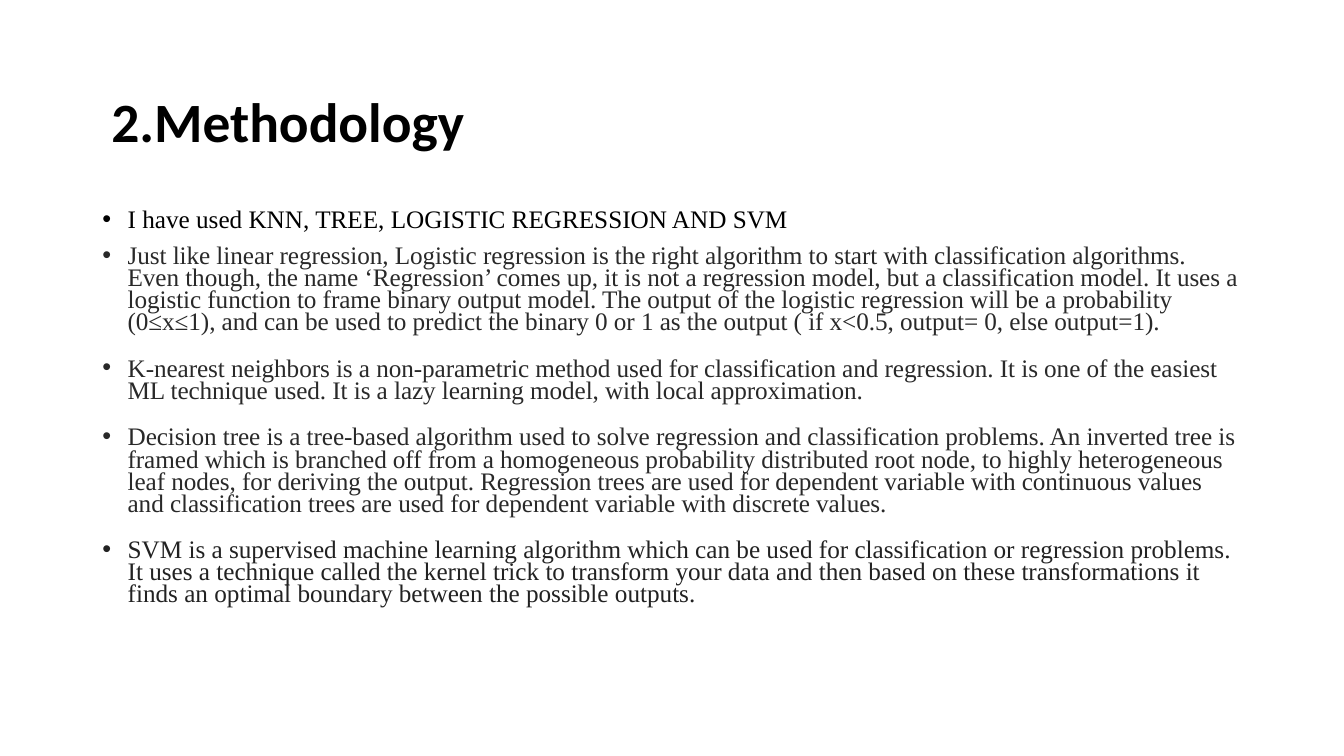
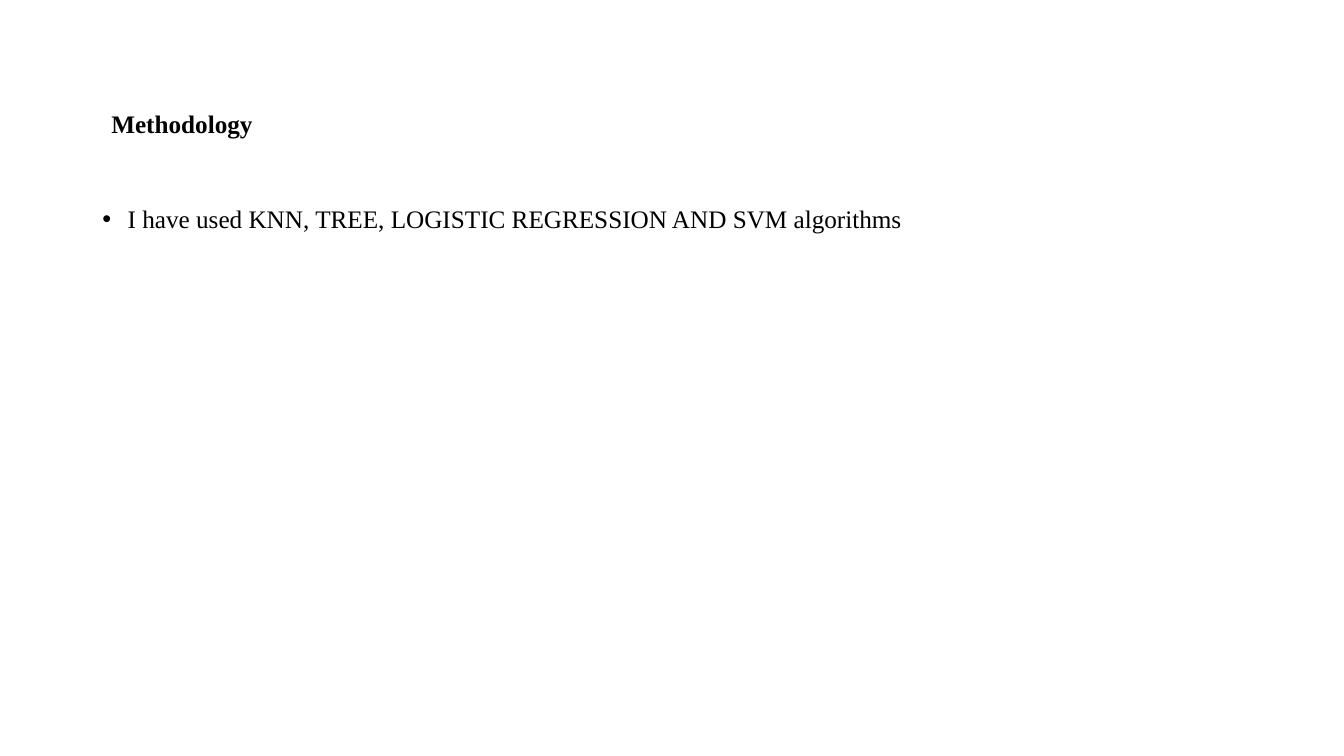
Before and after one commit to Mohsenselseleh/My-Projects, a slide deck: slide 4 of Comparative Study on Classic Machine learning Algorithms.pptx. Drawn at 1344x756 pixels with LibreOffice and Linux fonts; fonts in the diff are those of the drawing. Boxes give left, top, right and bottom in pixels: in the first picture for what was removed or moved away, otherwise in the second. Text is boxed around its words. In the diff, an @@ line names an element or a change of style, - is before the commit and + after.

```diff
--- a/Comparative Study on Classic Machine learning Algorithms.pptx
+++ b/Comparative Study on Classic Machine learning Algorithms.pptx
@@ title at bbox=[111, 115, 252, 139]: text changed; size 39.6 to 18 pt; font Calibri to Times New Roman @@
-2.Methodology
+Methodology
@@ text at bbox=[128, 210, 902, 234]: text changed; text colour #292929 to #000000 @@
-• I have used KNN, TREE, LOGISTIC REGRESSION AND SVM
-• Just like linear regression, Logistic regression is the right algorithm to start with classification algorithms. Even though, the name ‘Regression’ comes up, it is not a regression model, but a classification model. It uses a logistic function to frame binary output model. The output of the logistic regression will be a probability (0≤x≤1), and can be used to predict the binary 0 or 1 as the output ( if x<0.5, output= 0, else output=1).
-• K-nearest neighbors is a non-parametric method used for classification and regression. It is one of the easiest ML technique used. It is a lazy learning model, with local approximation.
-• Decision tree is a tree-based algorithm used to solve regression and classification problems. An inverted tree is framed which is branched off from a homogeneous probability distributed root node, to highly heterogeneous leaf nodes, for deriving the output. Regression trees are used for dependent variable with continuous values and classification trees are used for dependent variable with discrete values.
-• SVM is a supervised machine learning algorithm which can be used for classification or regression problems. It uses a technique called the kernel trick to transform your data and then based on these transformations it finds an optimal boundary between the possible outputs.
+• I have used KNN, TREE, LOGISTIC REGRESSION AND SVM algorithms
```
Also in this commit, not shown: 4 other slides changed.
